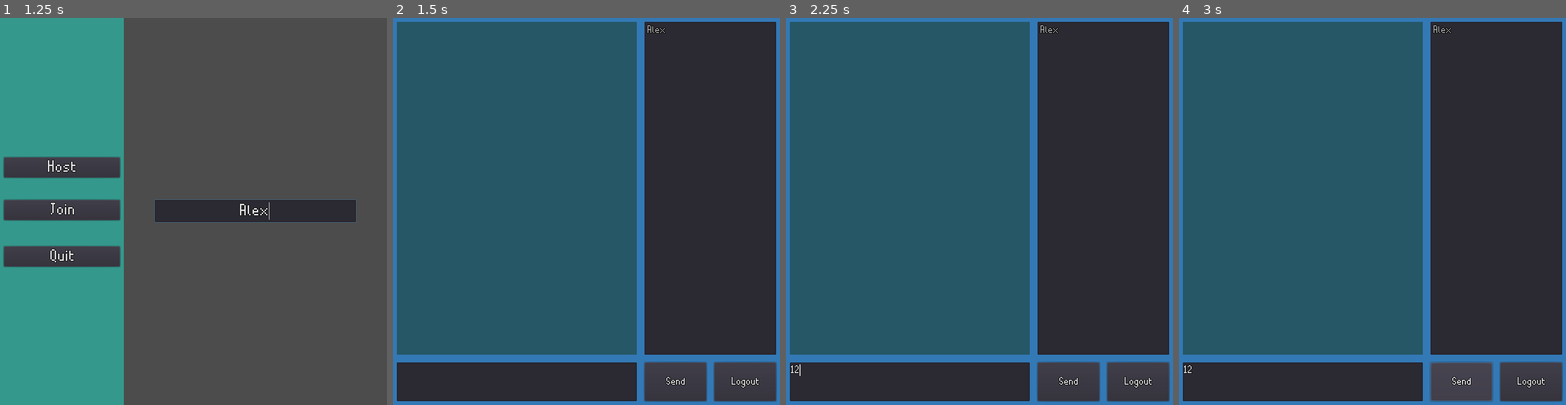
Above: before the commit, frames 1-4 (left to right).
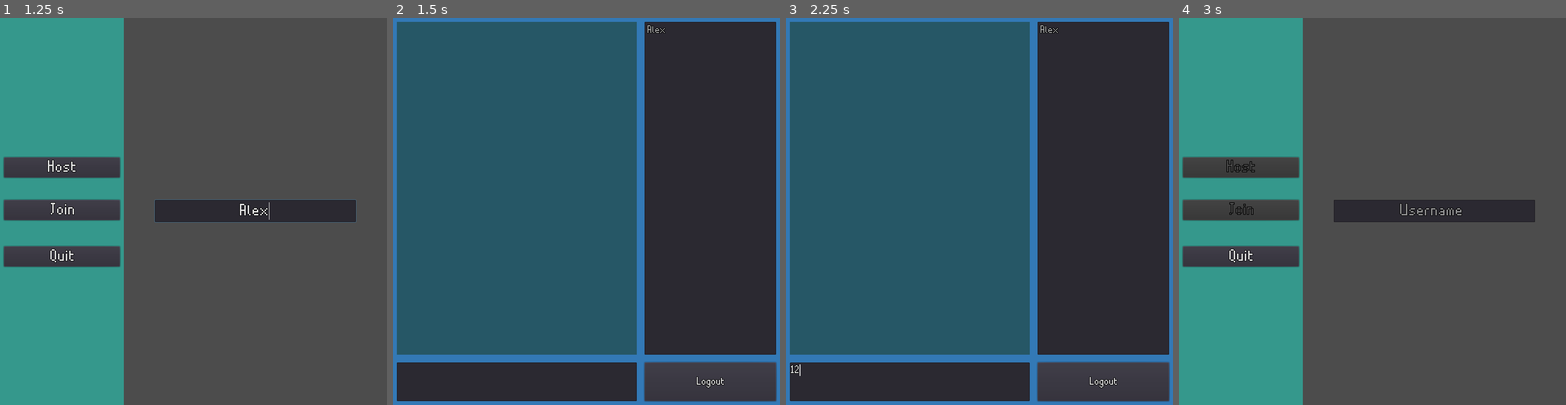
Above: after the commit, the same moments.

Repository: YoAMIOT/OnlineChatRoom
Game: Godot game, scene res://scenes/Main.tscn
The game is run twice, just before and just after one commit, with the same random seed, the same clock (stepped at 60 frames per second) and the same inputs.
Inputs (mouse positions are in pixels of both pictures, inside the frame that each line leads up to):
- Up to frame 1 (1.25 s): click (255, 211) at 0.52 s; type "Alex" at 0.6 s
- Up to frame 2 (1.5 s): click "Host" at 1.25 s
- Up to frame 3 (2.25 s): click (909, 381) at 2.02 s; type "12" at 2.1 s
- Up to frame 4 (3 s): click (1461, 381) at 2.75 s, where only the run before the commit has a clickable "Send"

Frame 1 is identical in both runs. In frame 2, 0.4% of the frame differs, in the area x 70-95%, y 88-100%; in frame 3, 0.4%; in frame 4, 95%, in the area x 0-100%, y 0-100%.

Commit message:
Final test

Diff:
--- a/project.godot
+++ b/project.godot
@@ -25,6 +25,14 @@
 window/stretch/mode="viewport"
 window/stretch/aspect="keep"
 
+[input]
+
+send={
+"deadzone": 0.5,
+"events": [ Object(InputEventKey,"resource_local_to_scene":false,"resource_name":"","device":0,"alt":false,"shift":false,"control":false,"meta":false,"command":false,"pressed":false,"scancode":0,"physical_scancode":16777221,"unicode":0,"echo":false,"script":null)
+ ]
+}
+
 [network]
 
 limits/tcp/connect_timeout_seconds=15
--- a/scenes/ChatRoom.tscn
+++ b/scenes/ChatRoom.tscn
@@ -1,7 +1,8 @@
-[gd_scene load_steps=3 format=2]
+[gd_scene load_steps=4 format=2]
 
 [ext_resource path="res://ressources/Font/TiwipiFontsmall.tres" type="DynamicFont" id=1]
 [ext_resource path="res://scripts/UI/ChatRoom.gd" type="Script" id=2]
+[ext_resource path="res://ressources/Font/TiwipiFont.tres" type="DynamicFont" id=3]
 
 [node name="ChatRoom" type="Control"]
 anchor_right = 1.0
@@ -18,6 +19,7 @@
 margin_top = 8.0
 margin_right = -8.00006
 margin_bottom = -16.0001
+custom_fonts/bold_font = ExtResource( 3 )
 custom_fonts/normal_font = ExtResource( 1 )
 bbcode_enabled = true
 scroll_following = true
@@ -51,23 +53,8 @@
 "_edit_use_anchors_": false
 }
 
-[node name="SendButton" type="Button" parent="."]
+[node name="LogoutButton" type="Button" parent="."]
 anchor_left = 0.64
-anchor_top = 0.88
-anchor_right = 0.81
-anchor_bottom = 1.0
-margin_left = 7.99994
-margin_top = 7.99994
-margin_right = -6.10352e-05
-margin_bottom = -8.0
-custom_fonts/font = ExtResource( 1 )
-text = "Send"
-__meta__ = {
-"_edit_use_anchors_": false
-}
-
-[node name="LogoutButton" type="Button" parent="."]
-anchor_left = 0.82
 anchor_top = 0.88
 anchor_right = 1.0
 anchor_bottom = 1.0
@@ -90,5 +77,4 @@
 color = Color( 0.152941, 0.345098, 0.403922, 1 )
 polygon = PoolVector2Array( 8, 8, 504, 8, 504, 696, 8, 696 )
 
-[connection signal="pressed" from="SendButton" to="." method="_on_SendButton_pressed"]
 [connection signal="pressed" from="LogoutButton" to="." method="_on_LogoutButton_pressed"]
--- a/scenes/Main.tscn
+++ b/scenes/Main.tscn
@@ -170,7 +170,7 @@
 position = Vector2( 401, 448 )
 scale = Vector2( 50, 50 )
 frames = SubResource( 1 )
-frame = 1
+frame = 5
 playing = true
 
 [node name="ConnectingLabel" type="Label" parent="Connecting"]
--- a/scripts/UI/ChatRoom.gd
+++ b/scripts/UI/ChatRoom.gd
@@ -7,23 +7,30 @@
 
 ###Ready function###
 func _ready() -> void:
+# warning-ignore:return_value_discarded
 	Network.connect("updateUserList", self, "updateUserList");
+# warning-ignore:return_value_discarded
 	get_tree().connect("network_peer_disconnected", self, "networkPeerDisconnected");
 	updateUserList();
+
+###Process function###
+# warning-ignore:unused_argument
+func _process(delta) -> void:
+	if Input.is_action_just_pressed("send"):
+		sendMessage();
+
 
 ###When Logout is pressed###
 func _on_LogoutButton_pressed() -> void:
 	Network.resetNetworkPeer();
+# warning-ignore:return_value_discarded
 	get_tree().change_scene("res://scenes/Main.tscn");
-
-###When Send is pressed###
-func _on_SendButton_pressed() -> void:
-	pass;
 
 
 
 ###When a user disconnect###
 func networkPeerDisconnected(userId) -> void:
+# warning-ignore:return_value_discarded
 	Network.userList.erase(str(userId));
 	updateUserList();
 
@@ -34,3 +41,23 @@
 	usersList.clear();
 	for i in Network.userList:
 		usersList.add_item(Network.userList[i]);
+
+
+
+###Send the message###
+func sendMessage() -> void:
+	if not msgEdit.text == "\n":
+		var msg : String = createMsg(msgEdit.text);
+		rpc_unreliable("receiveMsg", msg);
+		msgLog.bbcode_text += msg;
+		msgEdit.text = "";
+	else:
+		msgEdit.text = "";
+
+###Function to receive a message###
+remote func receiveMsg(msg) -> void:
+	msgLog.bbcode_text += msg;
+
+###Func to create the message###
+func createMsg(msg) -> String:
+	return "[b]" + Network.username + ": " + "[/b]" + msg;
--- a/scripts/UI/Main.gd
+++ b/scripts/UI/Main.gd
@@ -6,7 +6,7 @@
 var invalidIpError : String = "Invalid IP address";
 
 ###Ready Function###
-func _ready():
+func _ready() -> void:
 # warning-ignore:return_value_discarded
 	regex.compile("\\b(25[0-5]|2[0-4][0-9]|[01]?[0-9][0-9]?)\\.(25[0-5]|2[0-4][0-9]|[01]?[0-9][0-9]?)\\.(25[0-5]|2[0-4][0-9]|[01]?[0-9][0-9]?)\\.(25[0-5]|2[0-4][0-9]|[01]?[0-9][0-9]?)\\b");
 	#The RegEx is: \b(25[0-5]|2[0-4][0-9]|[01]?[0-9][0-9]?)\.(25[0-5]|2[0-4][0-9]|[01]?[0-9][0-9]?)\.(25[0-5]|2[0-4][0-9]|[01]?[0-9][0-9]?)\.(25[0-5]|2[0-4][0-9]|[01]?[0-9][0-9]?)\b
@@ -14,28 +14,28 @@
 
 
 ###When host button is pressed###
-func _on_Host_pressed():
+func _on_Host_pressed() -> void:
 	Network.createServer();
 	Network.userList[str(get_tree().get_network_unique_id())] = Network.username;
 
 ###When Join button is pressed###
-func _on_Join_pressed():
+func _on_Join_pressed() -> void:
 	get_node("MainMenu").visible = false;
 	get_node("JoinMenu").visible = true;
 
 ###When Quit button is pressed###
-func _on_Quit_pressed():
+func _on_Quit_pressed() -> void:
 	get_tree().quit();
 
 ###When back is pressed###
-func _on_Back_pressed():
+func _on_Back_pressed() -> void:
 	get_node("JoinMenu").visible = false;
 	get_node("MainMenu").visible = true;
 
 
 
 ###When Join Chat is pressed###
-func _on_JoinChat_pressed():
+func _on_JoinChat_pressed() -> void:
 	get_node("JoinMenu/Error").visible = false;
 	get_node("JoinMenu/Error/ErrorLabel").text = "";
 
@@ -58,7 +58,7 @@
 
 
 ###Function called when the connection failed###
-func connectionFailed():
+func connectionFailed() -> void:
 	get_node("Connecting/LoadingIcon").visible = false;
 	get_node("Connecting/ConnectingLabel").visible = false;
 	get_node("Connecting/FailLabel").visible = true;
@@ -71,16 +71,16 @@
 	get_node("JoinMenu").visible = true;
 
 ###Function called when the connection failed###
-func connectionSuccess():
+func connectionSuccess() -> void:
 	get_node("Connecting/LoadingIcon").visible = false;
 	get_node("Connecting/ConnectingLabel").visible = false;
 	get_node("Connecting/ConnectedLabel").visible = true;
 	yield(get_tree().create_timer(3), "timeout");
-	get_tree().change_scene("res://scenes/ChatRoom.tscn");
+	Network.enterChatRoom();
 
 
 ###Function when the tag is updated###
-func _on_Tag_text_changed(newUsername):
+func _on_Tag_text_changed(newUsername) -> void:
 	if get_node("MainMenu/Tag").text.empty() == false:
 		get_node("MainMenu/Host").disabled = false;
 		get_node("MainMenu/Join").disabled = false;
--- a/scripts/singleton/Network.gd
+++ b/scripts/singleton/Network.gd
@@ -7,43 +7,79 @@
 var username : String;
 var userList : Dictionary;
 const PORT : int = 4180;
+var upnp : UPNP = UPNP.new();
+
+###Ready Function###
+func _ready():
+# warning-ignore:return_value_discarded
+	upnp.discover(2000, 2, "InternetGatewayDevice");
+	# warning-ignore:return_value_discarded
+	upnp.add_port_mapping(PORT, PORT, "ChatRoom", "UDP");
+	# warning-ignore:return_value_discarded
+	upnp.add_port_mapping(PORT, PORT, "ChatRoom", "TCP");
+
+
 
 ###Function to create a server###
-func createServer():
-	print("Hosting");
+func createServer() -> void:
 	var server : NetworkedMultiplayerENet = NetworkedMultiplayerENet.new();
+	# warning-ignore:return_value_discarded
 	server.create_server(PORT, 32);
 	get_tree().set_network_peer(server);
 	enterChatRoom();
 
 ###Function to join a server###
-func joinServer(ipAddress):
+func joinServer(ipAddress) -> void:
 	var client : NetworkedMultiplayerENet = NetworkedMultiplayerENet.new();
+	# warning-ignore:return_value_discarded
 	client.create_client(ipAddress, PORT);
 	get_tree().set_network_peer(client);
+	# warning-ignore:return_value_discarded
 	get_tree().connect("connection_failed", self, "connectionFailed");
+	# warning-ignore:return_value_discarded
 	get_tree().connect("connected_to_server", self, "connectionSucceeded");
+	# warning-ignore:return_value_discarded
+	get_tree().connect("server_disconnected", self, "serverDisconnected");
 
 ###Function when the connection succeeded###
-func connectionSucceeded():
+func connectionSucceeded() -> void:
+	var userData : Array = [str(get_tree().get_network_unique_id()), username];
+	rpc_unreliable_id(1, "updateUser", userData);
 	get_node("../Menu").connectionSuccess();
 
 ###Function when the connection has failed###
-func connectionFailed():
+func connectionFailed() -> void:
 	get_node("../Menu").connectionFailed();
 
+###Function when the connection succeeded###
+func serverDisconnected() -> void:
+	resetNetworkPeer();
+	# warning-ignore:return_value_discarded
+	get_tree().change_scene("res://scenes/Main.tscn");
+	OS.alert("Server Diconnected", "Status");
+
 ###Func to reset the network connection###
-func resetNetworkPeer():
+func resetNetworkPeer() -> void:
 	if get_tree().has_network_peer():
+		userList.clear();
 		get_tree().disconnect("connection_failed", self, "connectionFailed");
 		get_tree().disconnect("connected_to_server", self, "connectionSucceeded");
 		get_tree().network_peer = null;
-		userList.clear();
 
+###Function to update user###
+remote func updateUser(userData):
+	userList[str(userData[0])] = userData[1];
+	emit_signal("updateUserList");
+	rpc_unreliable("clientUpdate", userList);
 
+###Function to update the clients users list###
+remote func clientUpdate(updatedUserList):
+	userList = updatedUserList;
+	emit_signal("updateUserList");
 
 ###Function to get into the chat room scene###
-func enterChatRoom():
+func enterChatRoom() -> void:
+	# warning-ignore:return_value_discarded
 	get_tree().change_scene("res://scenes/ChatRoom.tscn");
 
 
